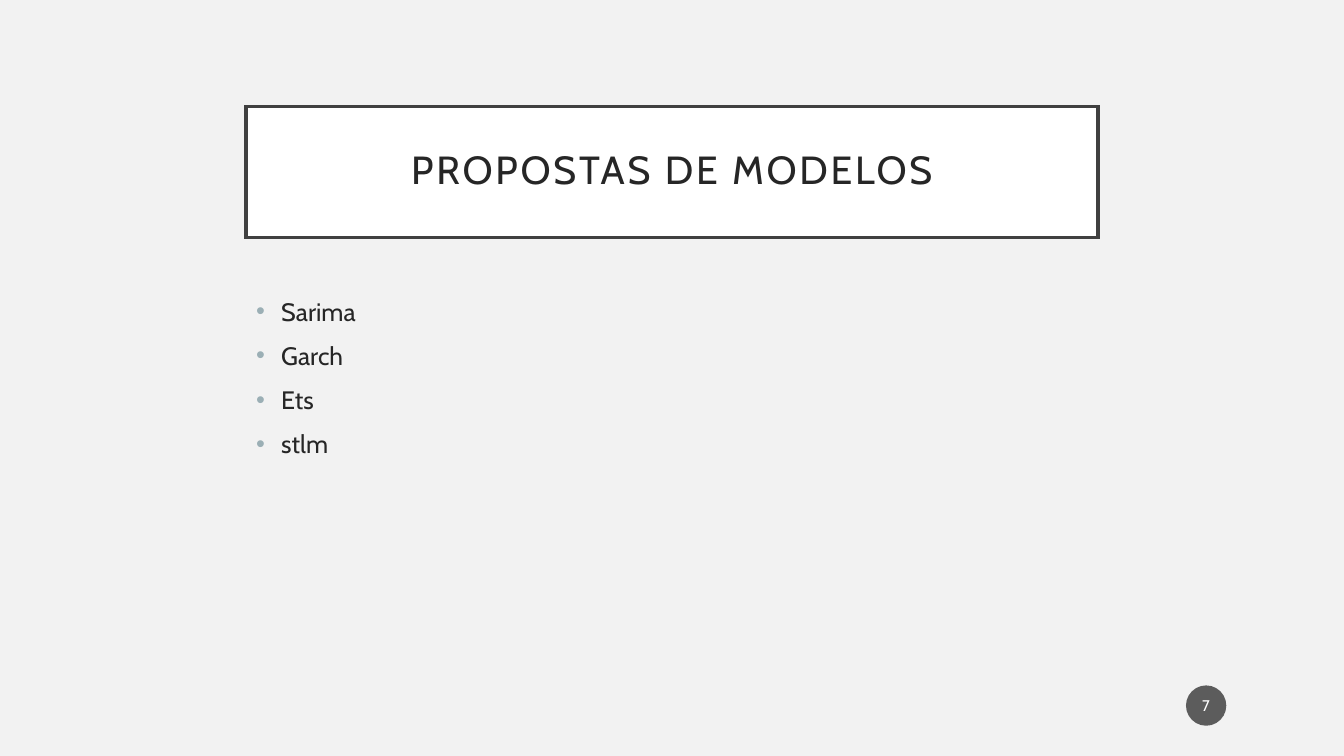
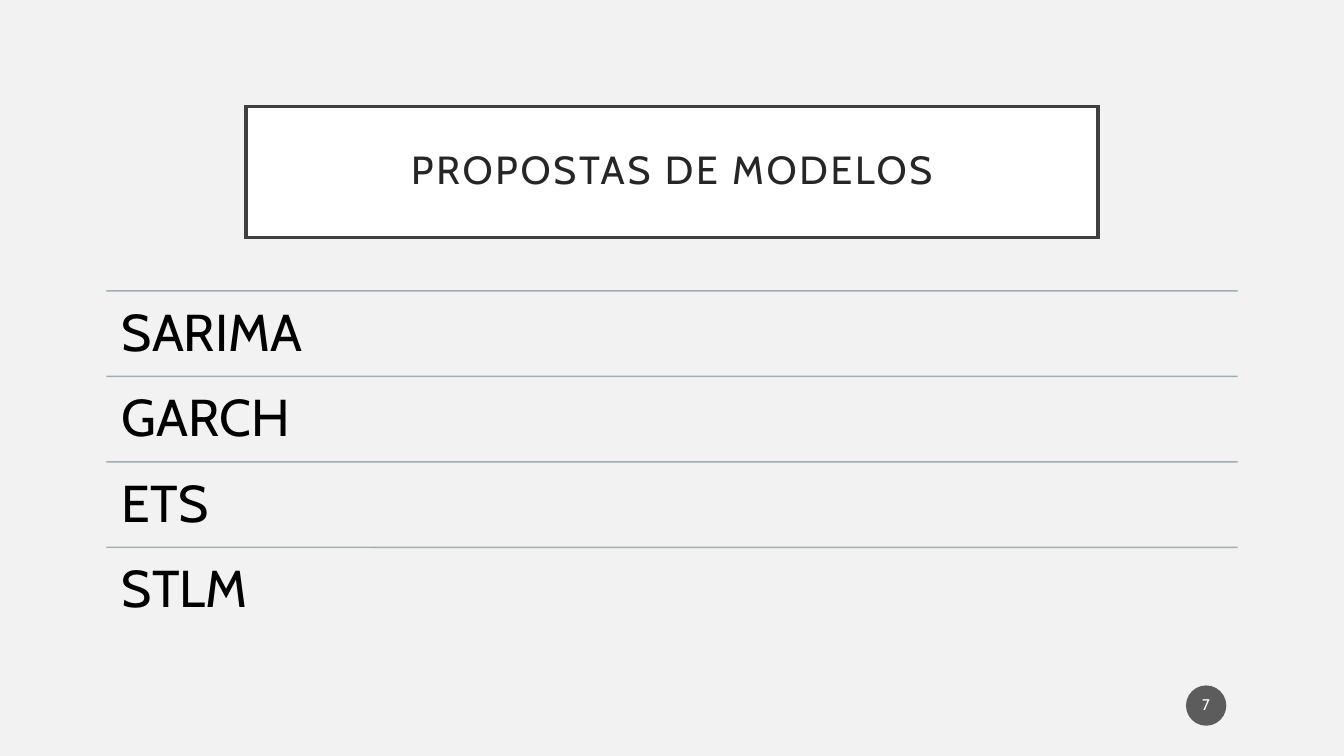
Before and after one commit to Hugoverissimo21/ElectricityForecastES, a slide deck: slide 7 of slides.pptx. Drawn at 1344x756 pixels with LibreOffice and Linux fonts; fonts in the diff are those of the drawing. Boxes give left, top, right and bottom in pixels: in the first picture for what was removed or moved away, otherwise in the second. Text is boxed around its words. In the diff, an @@ line names an element or a change of style, - is before the commit and + after.

```diff
--- a/slides.pptx
+++ b/slides.pptx
@@ text removed at (281, 303, 355, 454) @@
-• Sarima
-• Garch
-• Ets
-• stlm
@@ group added at (107, 291, 1238, 608): 4 lines, 4 texts @@
+SARIMA
+GARCH
+ETS
+STLM
```
Also in this commit, not shown: 13 other slides changed, 4 slides added, 5 slides removed, 1 other file.
